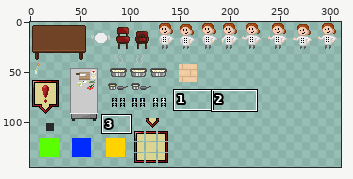
Two states of a sprite sheet, Assets/Resources/KitchenAtlas.png. The first picture is a wide view before the edit; the outline marks the close-up.
Close-up. As it was:
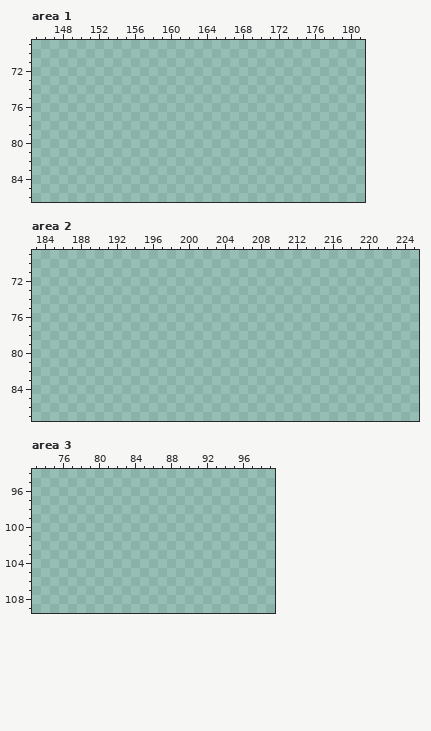
The file is 354x226 pixels. Colours within 5 levels of each other are drawn and written as one. Shown: area 1: x 145..181, y 69..86; area 2: x 183..225, y 69..87; area 3: x 73..99, y 94..109. The wide view leaves out empty margins.
Palette (. is transparent): 
New version:
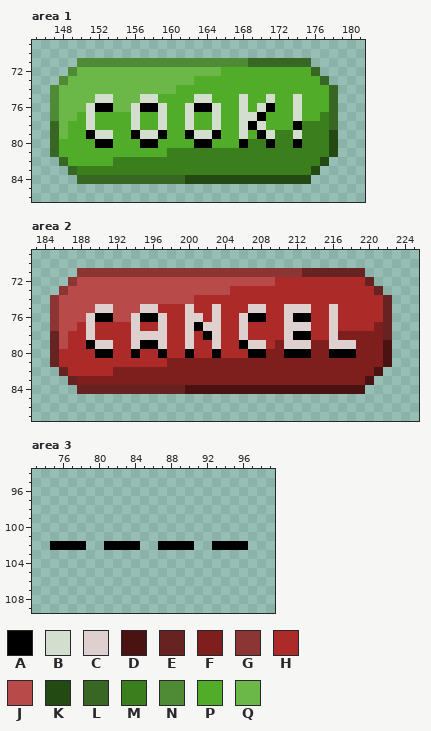
Colours new in this view: A #000000  B #d3decf  C #ded0cf  D #4a1312  E #672322  F #7e1f1e  G #8b3634  H #ac2b29  J #b84a49  K #234a12  L #376722  M #3b7e1e  N #4e8b34  P #51ac29  Q #6bb849
Edits made:
Area 1:
y 71: x 150..175 .......................... -> NNNNNNNNNNNNNNNNNNNLLLLLLL
y 72: x 149..176 ............................ -> NQQQQQQQQQQQQQQQQPPPPPPPPPPL
y 73: x 148..177 .............................. -> NQQQQQQQQQQQQQQPPPPPPPPPPPPPPL
y 74: x 147..178 ................................ -> NQQQQQQQQQQQQQPPPPPPPPPPPPPPPPPL
y 75: x 147..178 ................................ -> NQQQQBBQQQBBPPPPBBPPPBPPBPPBPPPL
y 76: x 147..178 ................................ -> NQQQBAAQQBAABPPBAABPPBPBAPPBPPPL
y 77: x 147..178 ................................ -> NQQPBPPPPBPPBPPBPPBPPBBAPPPBPPML
y 78: x 147..178 ................................ -> LQPPBPPPPBPPBPPBPPBPPBABPPPAMMML
y 79: x 147..178 ................................ -> LQPPABBPPABBAPPABBAPPBPABMMBMMMK
y 80: x 147..178 ................................ -> LPPPPAAPPPAAPPPPAAPPPAMMAMMAMMMK
y 81: x 147..178 ................................ -> LPPPPPPPPPPPPMMMMMMMMMMMMMMMMMMK
y 82: x 148..177 .............................. -> LPPPPPMMMMMMMMMMMMMMMMMMMMMMMK
y 83: x 149..176 ............................ -> LMMMMMMMMMMMMMMMMMMMMMMMMMMK
y 84: x 150..175 .......................... -> LLLLLLLLLLLLKKKKKKKKKKKKKK
Area 2:
y 71: x 188..219 ................................ -> GGGGGGGGGGGGGGGGGGGGGGGGGEEEEEEE
y 72: x 187..220 .................................. -> GJJJJJJJJJJJJJJJJJJJJJJHHHHHHHHHHE
y 73: x 186..221 .................................... -> GJJJJJJJJJJJJJJJJJJHHHHHHHHHHHHHHHHE
y 74: x 185..222 ...................................... -> GJJJJJJJJJJJJJJJHHHHHHHHHHHHHHHHHHHHHE
y 75: x 185..222 ...................................... -> GJJJJCCJJJCCHHHCHHCHHHCCHHCCCHHCHHHHHE
y 76: x 185..222 ...................................... -> GJJJCAAJJCAACHHCCHCHHCAAHHCAAHHCHHHHHE
y 77: x 185..222 ...................................... -> GJJHCHHHHCHHCHHCACCHHCHHHHCCCHHCHHHHFE
y 78: x 185..222 ...................................... -> EJHHCHHHHCCCCHHCHACHHCHHHHCAAHHCFFFFFE
y 79: x 185..222 ...................................... -> EJHHACCHHCAACHHCHHCHHACCHFCCCFFCCCFFFD
y 80: x 185..222 ...................................... -> EHHHHAAHHAHHAHHAHHAHHHAAFFAAAFFAAAFFFD
y 81: x 185..222 ...................................... -> EHHHHHHHHHHHHFFFFFFFFFFFFFFFFFFFFFFFFD
y 82: x 186..221 .................................... -> EHHHHHFFFFFFFFFFFFFFFFFFFFFFFFFFFFFD
y 83: x 187..220 .................................. -> EFFFFFFFFFFFFFFFFFFFFFFFFFFFFFFFFD
y 84: x 188..219 ................................ -> EEEEEEEEEEEEDDDDDDDDDDDDDDDDDDDD
Area 3:
y 102: x 75..78 .... -> AAAA; x 81..84 .... -> AAAA; x 87..90 .... -> AAAA; x 93..96 .... -> AAAA
